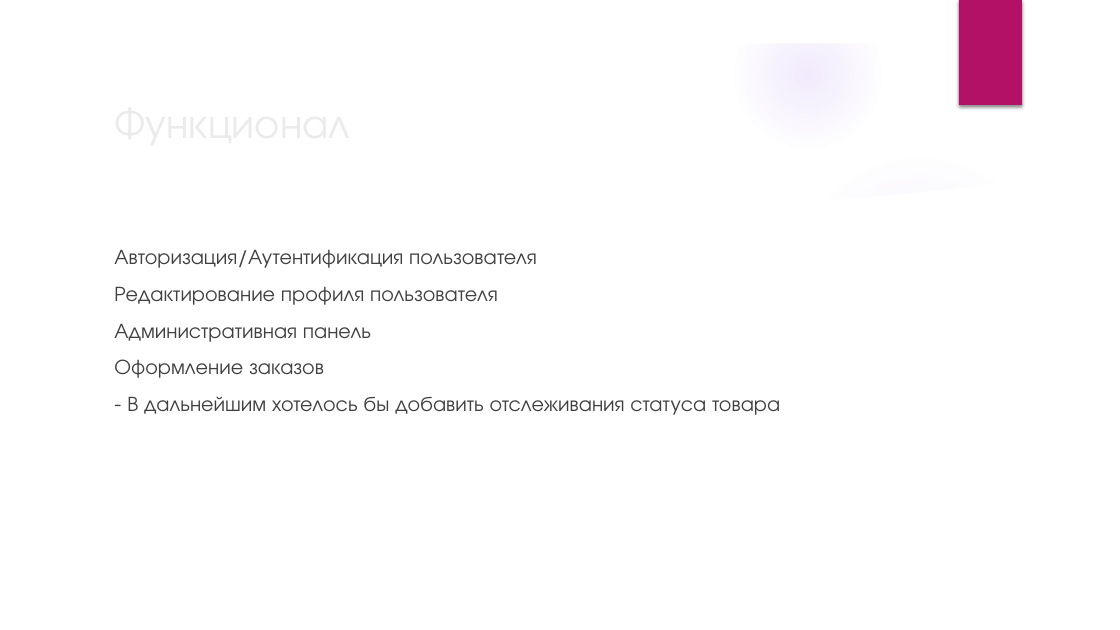
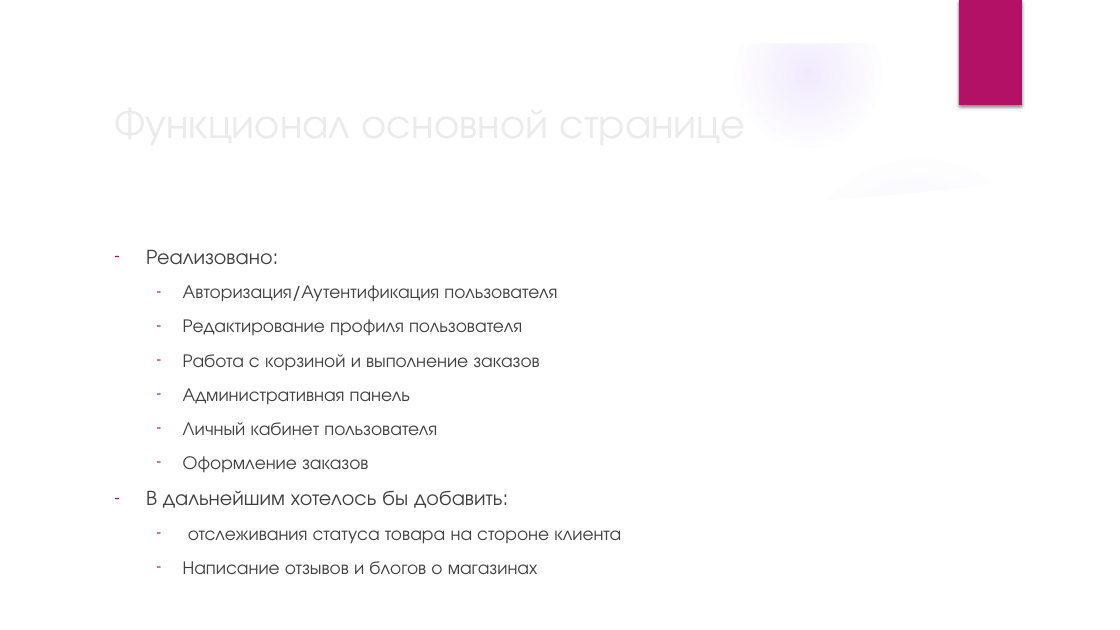
Before and after one commit to huml1k/Semsetr_ORIS_BE, a slide deck: slide 3 of FASTKART.pptx (slide 2 before the commit). Drawn at 1120x630 pixels with LibreOffice and Linux fonts; fonts in the diff are those of the drawing; background and template pictures are left out. Boxes give left, top, right and bottom in pixels: in the first picture for what was removed or moved away, otherwise in the second. Text is boxed around its words. In the diff, an @@ line names an element or a change of style, - is before the commit and + after.

```diff
--- a/FASTKART.pptx
+++ b/FASTKART.pptx
@@ title at (106,89,911,154): text changed @@
-Функционал
+Функционал основной странице
@@ text at (146,249,279,265): paragraph added @@
+– Реализовано:
@@ text at (183,285,557,473): size 18 to 16 pt in "Авторизация/Аутентификация пользователя", "Редактирование профиля пользователя", "Административная панель", "Оформление заказов"; bullet none to -; list level 1 to 2 in "Авторизация/Аутентификация пользователя"; list level 1 to 2 in "Редактирование профиля пользователя"; list level 1 to 2 in "Административная панель"; list level 1 to 2 in "Оформление заказов" @@
@@ text at (183,354,540,371): paragraph added @@
+  – Работа с корзиной и выполнение заказов
@@ text at (183,422,437,435): paragraph added @@
+  – Личный кабинет пользователя
@@ text at (146,490,621,574): text changed; size 18 to 16 pt @@
-- В дальнейшим хотелось бы добавить отслеживания статуса товара
+– В дальнейшим хотелось бы добавить:
+  – отслеживания статуса товара на стороне клиента
+  – Написание отзывов и блогов о магазинах
```
Also in this commit, not shown: 2 other slides changed, 2 slides added.
